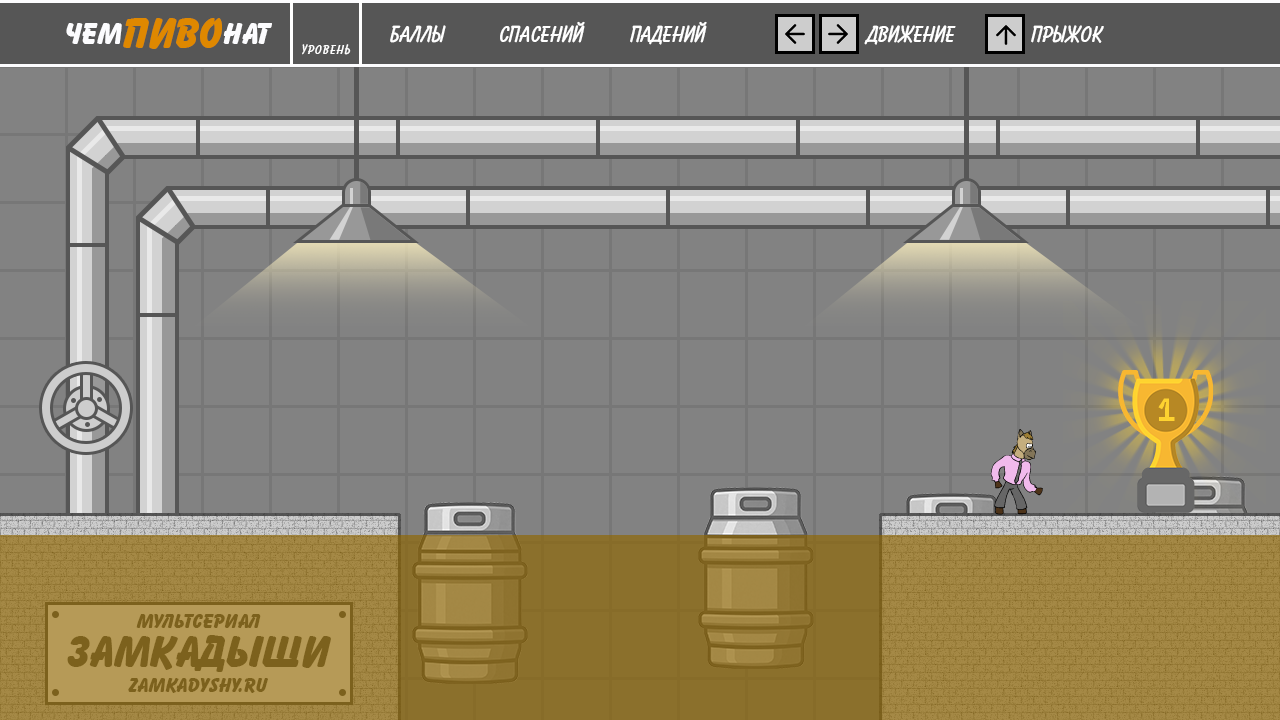
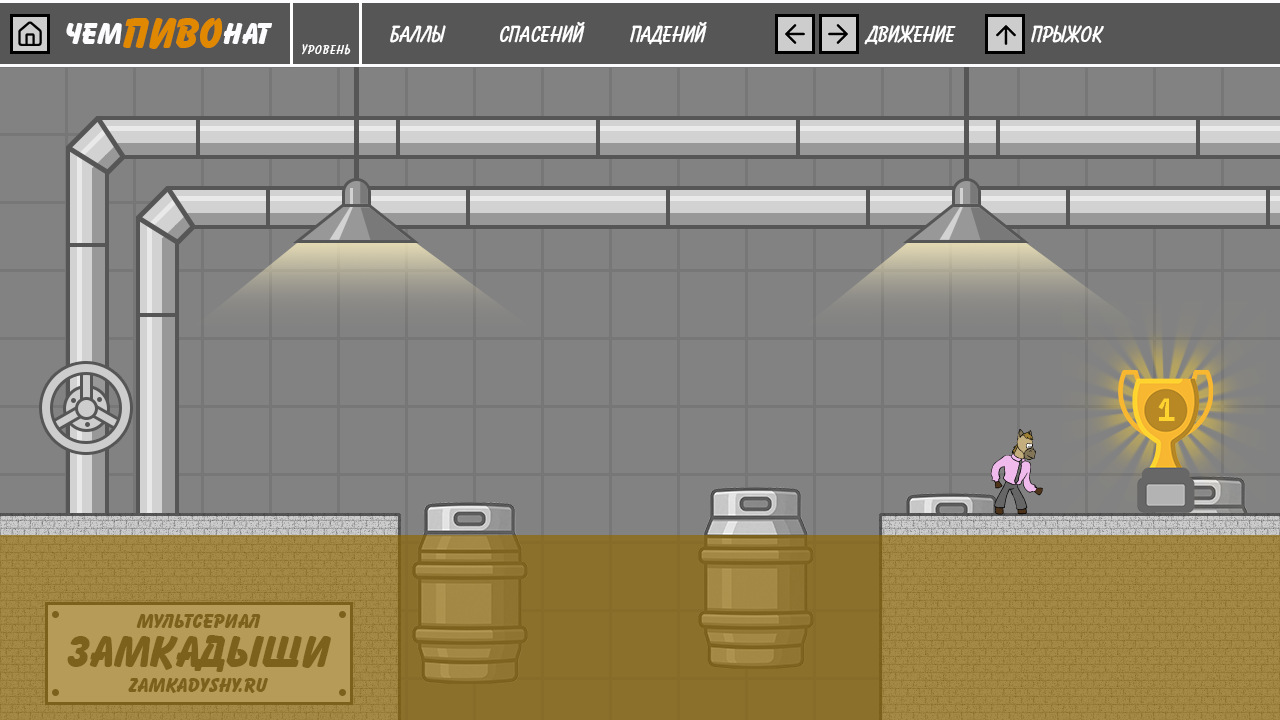
Layer changes from the first 1280×720 image to the second:
showed group "ДОМ" (1st of 2, in "ШАПКА") (3 layers) over [10,14,50,54]